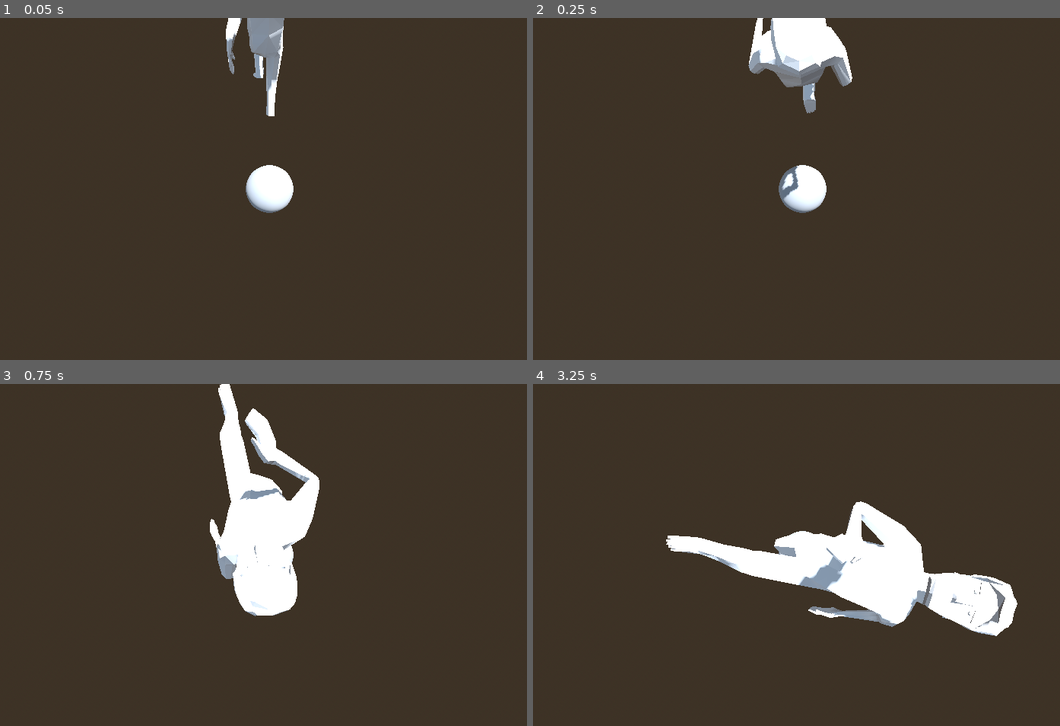
Above: before the commit, frames 1-4 (two rows, left to right).
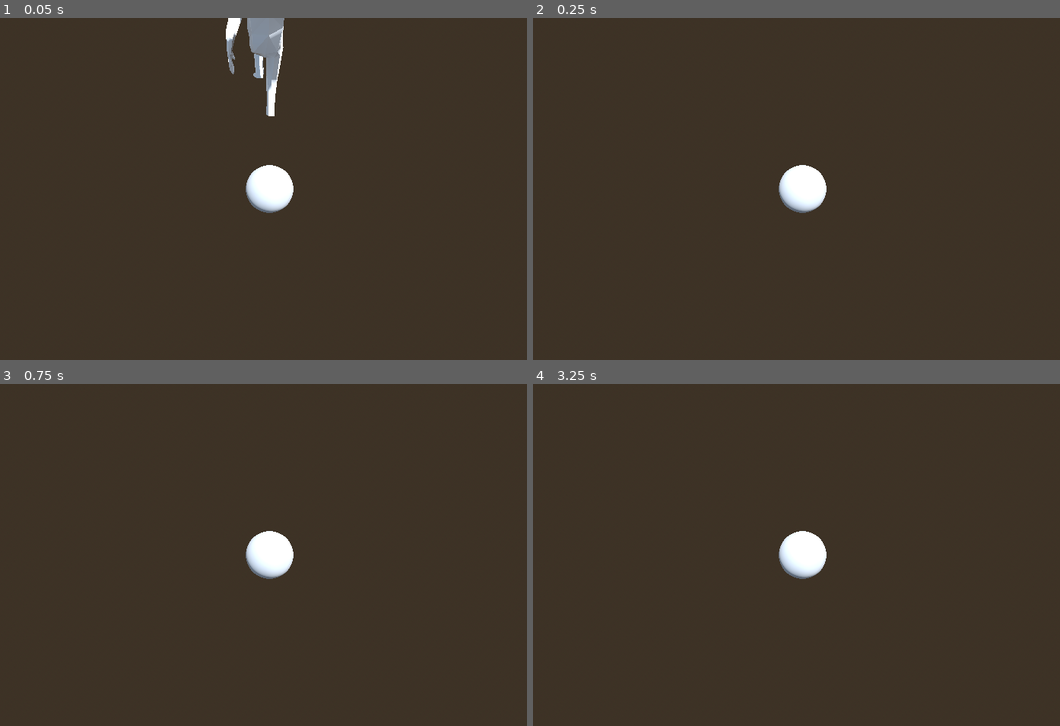
Above: after the commit, the same moments.

Repository: alexandros3015/shitty-mobile-games
Game: Godot game, scene res://scenes/mainarea.tscn
The game is run twice, just before and just after one commit, with the same random seed, the same clock (stepped at 60 frames per second) and the same inputs.
Inputs:
- Up to frame 1 (0.05 s): no input
- Up to frame 2 (0.25 s): no input
- Up to frame 3 (0.75 s): hold D (right) from 0.53 s (still down)
- Up to frame 4 (3.25 s): release D (right) at 1.28 s; hold S (backwards) 1.28-2.03 s; hold D (right) 2.03-2.78 s; hold W (forwards) from 2.78 s (still down)

Frame 1 is identical in both runs. In frame 2, 3.3% of the frame differs, in the area x 40-61%, y 0-54%; in frame 3, 6.7%; in frame 4, 9.3%, in the area x 25-92%, y 34-74%.

Commit message:
ifk

Diff:
--- a/scripts/guy.gd
+++ b/scripts/guy.gd
@@ -17,13 +17,7 @@
 
 	if follow:
 
-		var direction = (follow.global_position - global_position)
 
-		if direction.length() > follow_distance:
-
-			direction = direction.normalized()
-
-			velocity = direction * SPEED
 
 
 		look_at(follow.global_position, Vector3.UP)
